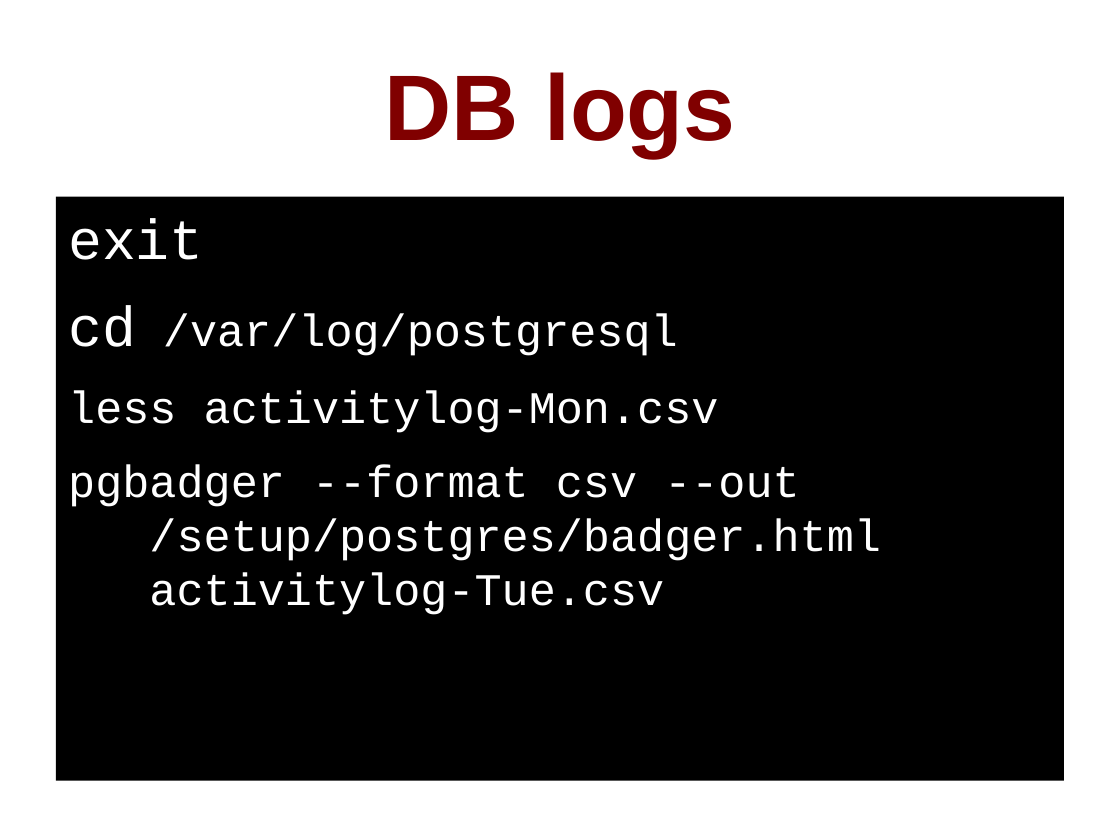
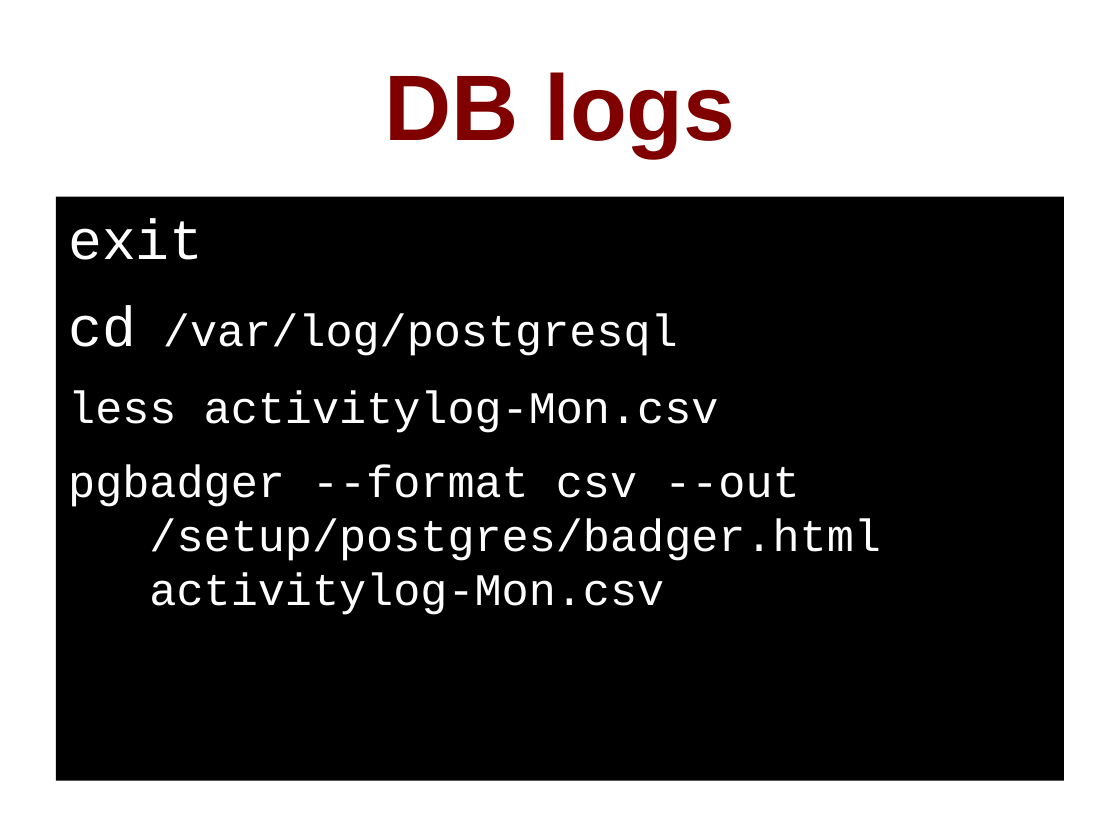
Before and after one commit to pgexperts/accidentalDBA, a slide deck: slide 131 of tutorial/accidental_dba_oscon.odp (slide 135 before the commit). Drawn at 1120x840 pixels with LibreOffice and Linux fonts; fonts in the diff are those of the drawing. Boxes give left, top, right and bottom in pixels: in the first picture for what was removed or moved away, otherwise in the second. Text is boxed around its words. In the diff, an @@ line names an element or a change of style, - is before the commit and + after.

```diff
--- a/tutorial/accidental_dba_oscon.odp
+++ b/tutorial/accidental_dba_oscon.odp
@@ text at [68,465,881,615]: text changed @@
-pgbadger --format csv --out
-/setup/postgres/badger.html
-activitylog-Tue.csv
+pgbadger --format csv --out
+/setup/postgres/badger.html
+activitylog-Mon.csv
```
Also in this commit, not shown: 21 other slides changed, 6 slides added, 8 slides removed, 9 other files.
